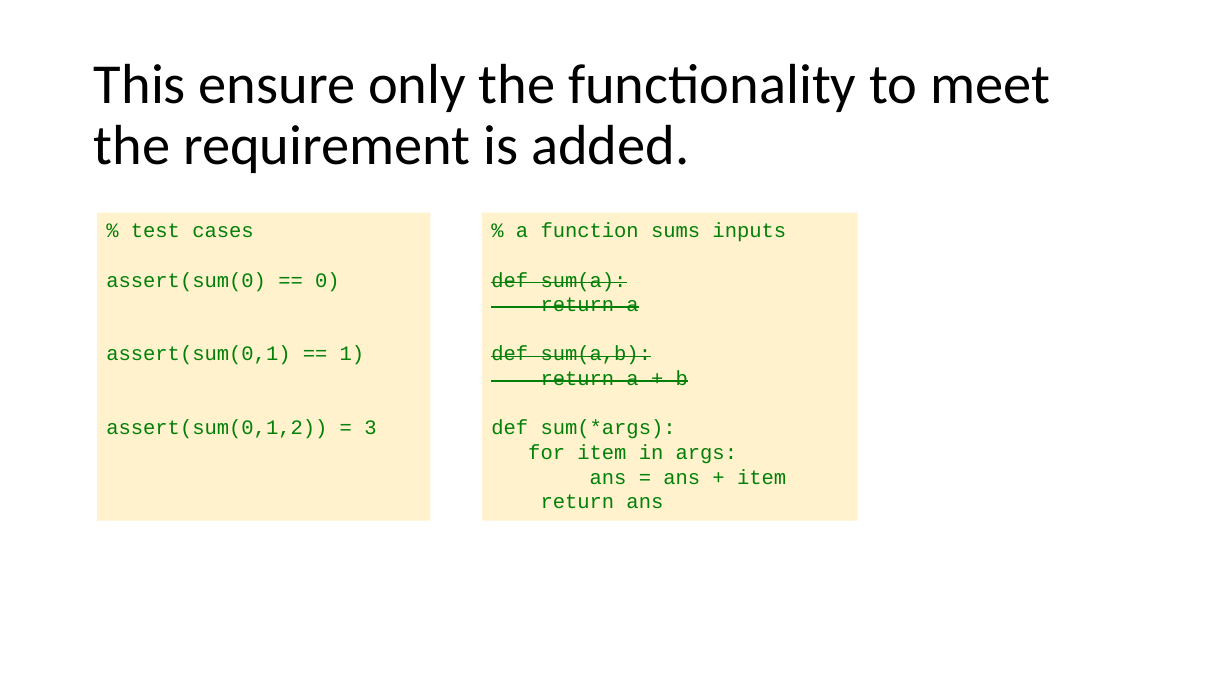
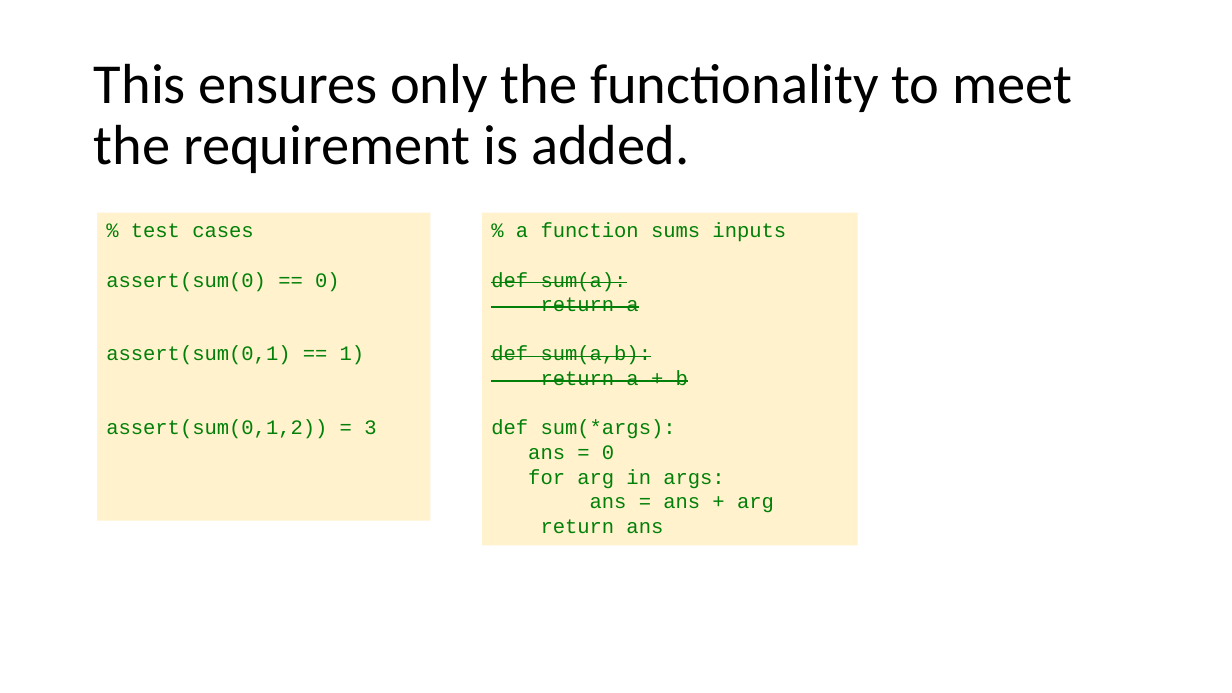
Before and after one commit to ivsg-psu/Errata_Tutorials_DebugTools, a slide deck: slide 15 of Documents/IVSG_unit_testing_and_TDD.pptx (slide 14 before the commit). Drawn at 1232x693 pixels with LibreOffice and Linux fonts; fonts in the diff are those of the drawing. Boxes give left, top, right and bottom in pixels: in the first picture for what was removed or moved away, otherwise in the second. Text is boxed around its words. In the diff, an @@ line names an element or a change of style, - is before the commit and + after.

```diff
--- a/Documents/IVSG_unit_testing_and_TDD.pptx
+++ b/Documents/IVSG_unit_testing_and_TDD.pptx
@@ title at box(94, 63, 1072, 173): text changed @@
-This ensure only the functionality to meet the requirement is added.
+This ensures only the functionality to meet the requirement is added.
@@ rectangle "% a function sums inputs": place and size @@
-rectangle "% a function sums inputs" at box(482, 213, 858, 520)
+rectangle "% a function sums inputs" at box(482, 213, 858, 545)
@@ text in rectangle at box(528, 445, 774, 513): text changed @@
-for item in args:
-ans = ans + item
+ans = 0
+for arg in args:
+ans = ans + arg
```
Also in this commit, not shown: 6 other slides changed, 3 slides added, 1 slide removed.
